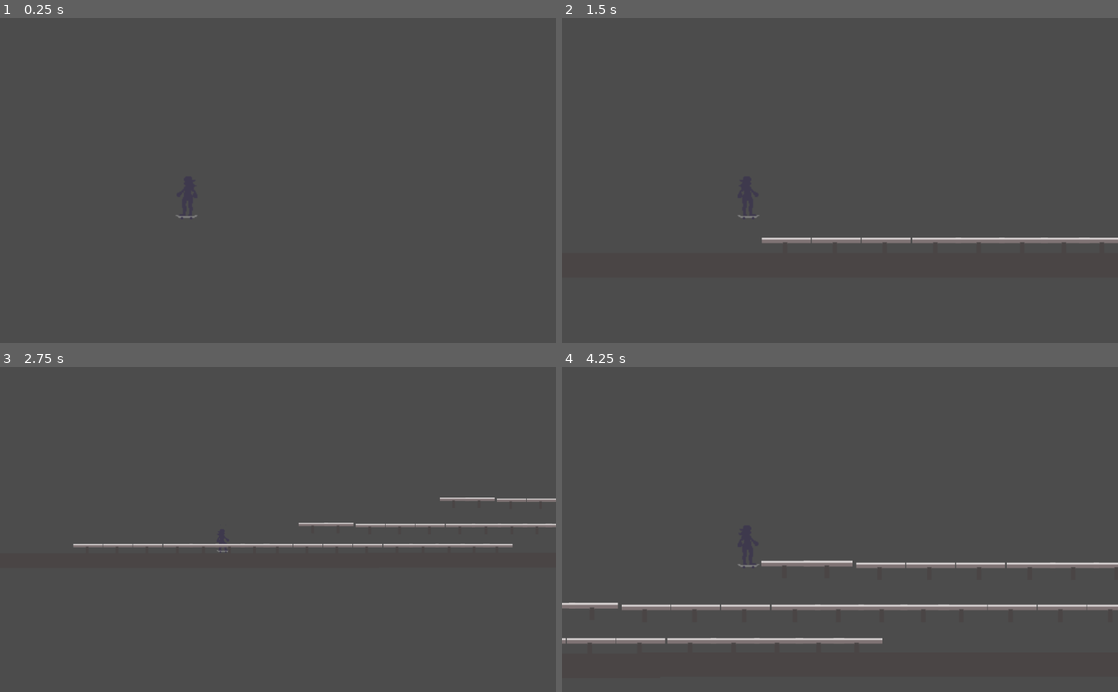
Above: before the commit, frames 1-4 (two rows, left to right).
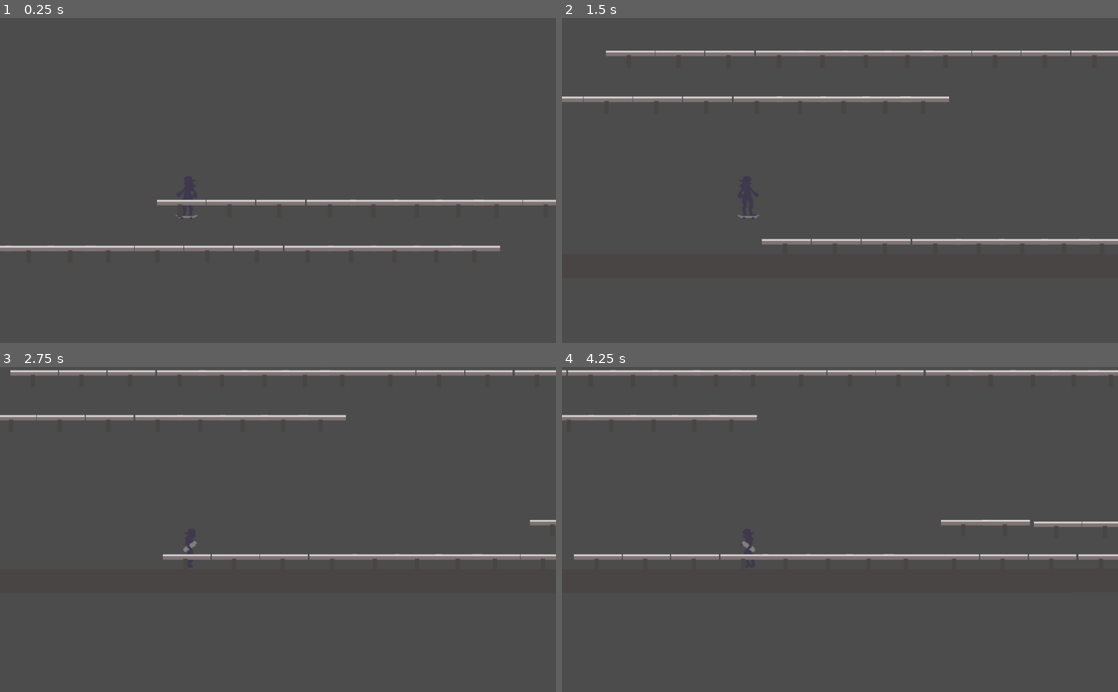
Above: after the commit, the same moments.

Repository: punchcafe/girls-on-wheels-godot
Game: Godot game, scene res://GameDemo.tscn
Same seed, same stepped clock (60 frames per second), same inputs: the game is played once before the commit and once after it.
Inputs:
- Up to frame 1 (0.25 s): no input
- Up to frame 2 (1.5 s): hold Right (ui_right) 0.53-1.28 s; hold Space (ollie_button) 0.53-1.28 s; hold Left (ui_left) from 1.28 s (still down); tap Space (ollie_button) at 1.35 s
- Up to frame 3 (2.75 s): release Left (ui_left) at 2.03 s; hold Right (ui_right) from 2.03 s (still down); hold Space (ollie_button) from 2.03 s (still down)
- Up to frame 4 (4.25 s): tap Enter at 2.75 s; release Space (ollie_button) at 2.78 s; tap Space (ollie_button) at 2.85 s; release Right (ui_right) at 3.53 s; hold Left (ui_left) from 3.53 s (still down); hold Space (ollie_button) from 3.53 s (still down)

The runs differ from the first frame. In frame 1, 2.9% of the frame differs, in the area x 0-100%, y 55-72%; in frame 2, 3.7%; in frame 3, 5.7%; in frame 4, 8.3%, in the area x 0-100%, y 0-86%.
Error after the commit: Invalid set index 'crouched' (on base: 'KinematicBody2D (SkaterScript.gd)') with value of type 'bool'. (res://run_movement_strategy.gd:24)

Commit message:
:recycle: add state manager, move crouched to movement strategy

Diff:
--- a/GameDemo.tscn
+++ b/GameDemo.tscn
@@ -77,6 +77,150 @@
 [node name="Rail19" parent="." instance=ExtResource( 3 )]
 position = Vector2( 929.594, 254.504 )
 
+[node name="Rail55" parent="." instance=ExtResource( 3 )]
+position = Vector2( 2.43643, 45.7897 )
+
+[node name="Rail56" parent="." instance=ExtResource( 3 )]
+position = Vector2( 57.4364, 45.7897 )
+
+[node name="Rail57" parent="." instance=ExtResource( 3 )]
+position = Vector2( 112.436, 45.7897 )
+
+[node name="Rail58" parent="." instance=ExtResource( 3 )]
+position = Vector2( 168.436, 45.7897 )
+
+[node name="Rail59" parent="." instance=ExtResource( 3 )]
+position = Vector2( 216.436, 45.7897 )
+
+[node name="Rail60" parent="." instance=ExtResource( 3 )]
+position = Vector2( 264.436, 45.7897 )
+
+[node name="Rail61" parent="." instance=ExtResource( 3 )]
+position = Vector2( 310.436, 45.7897 )
+
+[node name="Rail62" parent="." instance=ExtResource( 3 )]
+position = Vector2( 352.436, 45.7897 )
+
+[node name="Rail63" parent="." instance=ExtResource( 3 )]
+position = Vector2( 406.901, 45.7897 )
+
+[node name="Rail64" parent="." instance=ExtResource( 3 )]
+position = Vector2( 461.901, 45.7897 )
+
+[node name="Rail65" parent="." instance=ExtResource( 3 )]
+position = Vector2( 516.901, 45.7897 )
+
+[node name="Rail66" parent="." instance=ExtResource( 3 )]
+position = Vector2( 572.901, 45.7897 )
+
+[node name="Rail67" parent="." instance=ExtResource( 3 )]
+position = Vector2( 620.901, 45.7897 )
+
+[node name="Rail68" parent="." instance=ExtResource( 3 )]
+position = Vector2( 668.901, 45.7897 )
+
+[node name="Rail69" parent="." instance=ExtResource( 3 )]
+position = Vector2( 714.901, 45.7897 )
+
+[node name="Rail70" parent="." instance=ExtResource( 3 )]
+position = Vector2( 756.901, 45.7897 )
+
+[node name="Rail71" parent="." instance=ExtResource( 3 )]
+position = Vector2( -426.646, 96.6439 )
+
+[node name="Rail72" parent="." instance=ExtResource( 3 )]
+position = Vector2( -371.646, 96.6439 )
+
+[node name="Rail73" parent="." instance=ExtResource( 3 )]
+position = Vector2( -316.646, 96.6439 )
+
+[node name="Rail74" parent="." instance=ExtResource( 3 )]
+position = Vector2( -260.646, 96.6439 )
+
+[node name="Rail75" parent="." instance=ExtResource( 3 )]
+position = Vector2( -212.646, 96.6439 )
+
+[node name="Rail76" parent="." instance=ExtResource( 3 )]
+position = Vector2( -164.646, 96.6439 )
+
+[node name="Rail77" parent="." instance=ExtResource( 3 )]
+position = Vector2( -118.646, 96.6439 )
+
+[node name="Rail78" parent="." instance=ExtResource( 3 )]
+position = Vector2( -76.6461, 96.6439 )
+
+[node name="Rail79" parent="." instance=ExtResource( 3 )]
+position = Vector2( -22.1811, 96.6439 )
+
+[node name="Rail80" parent="." instance=ExtResource( 3 )]
+position = Vector2( 32.8189, 96.6439 )
+
+[node name="Rail81" parent="." instance=ExtResource( 3 )]
+position = Vector2( 87.8188, 96.6439 )
+
+[node name="Rail82" parent="." instance=ExtResource( 3 )]
+position = Vector2( 143.819, 96.6439 )
+
+[node name="Rail83" parent="." instance=ExtResource( 3 )]
+position = Vector2( 191.819, 96.6439 )
+
+[node name="Rail84" parent="." instance=ExtResource( 3 )]
+position = Vector2( 239.819, 96.6439 )
+
+[node name="Rail85" parent="." instance=ExtResource( 3 )]
+position = Vector2( 285.819, 96.6439 )
+
+[node name="Rail86" parent="." instance=ExtResource( 3 )]
+position = Vector2( 327.819, 96.6439 )
+
+[node name="Rail87" parent="." instance=ExtResource( 3 )]
+position = Vector2( 453.013, -114.261 )
+
+[node name="Rail88" parent="." instance=ExtResource( 3 )]
+position = Vector2( 508.013, -114.261 )
+
+[node name="Rail89" parent="." instance=ExtResource( 3 )]
+position = Vector2( 563.013, -114.261 )
+
+[node name="Rail90" parent="." instance=ExtResource( 3 )]
+position = Vector2( 619.013, -114.261 )
+
+[node name="Rail91" parent="." instance=ExtResource( 3 )]
+position = Vector2( 667.013, -114.261 )
+
+[node name="Rail92" parent="." instance=ExtResource( 3 )]
+position = Vector2( 715.013, -114.261 )
+
+[node name="Rail93" parent="." instance=ExtResource( 3 )]
+position = Vector2( 761.013, -114.261 )
+
+[node name="Rail94" parent="." instance=ExtResource( 3 )]
+position = Vector2( 803.013, -114.261 )
+
+[node name="Rail95" parent="." instance=ExtResource( 3 )]
+position = Vector2( 857.478, -114.261 )
+
+[node name="Rail96" parent="." instance=ExtResource( 3 )]
+position = Vector2( 912.478, -114.261 )
+
+[node name="Rail97" parent="." instance=ExtResource( 3 )]
+position = Vector2( 967.478, -114.261 )
+
+[node name="Rail98" parent="." instance=ExtResource( 3 )]
+position = Vector2( 1023.48, -114.261 )
+
+[node name="Rail99" parent="." instance=ExtResource( 3 )]
+position = Vector2( 1071.48, -114.261 )
+
+[node name="Rail100" parent="." instance=ExtResource( 3 )]
+position = Vector2( 1119.48, -114.261 )
+
+[node name="Rail101" parent="." instance=ExtResource( 3 )]
+position = Vector2( 1165.48, -114.261 )
+
+[node name="Rail102" parent="." instance=ExtResource( 3 )]
+position = Vector2( 1207.48, -114.261 )
+
 [node name="Rail20" parent="." instance=ExtResource( 3 )]
 position = Vector2( 695.325, 217.423 )
 
--- a/MovementStrategyManager.gd
+++ b/MovementStrategyManager.gd
@@ -1,9 +1,14 @@
 extends Node
+
+const SkaterStates = preload("res://SkaterStates.gd")
 
 var strategies_by_status = {}
 # Declare member variables here. Examples:
 # var a = 2
 # var b = "text"
+
+func is_crouched() -> bool:
+	return strategies_by_status[SkaterStates.SKATING]._crouched
 
 
 # Called when the node enters the scene tree for the first time.
--- a/RailScript.gd
+++ b/RailScript.gd
@@ -15,19 +15,10 @@
 
 
 func _on_Rail_body_entered(body):
-	if(body.grindingRail != null && body.grindingRail != self):
-		# Skater has come from other rail
-		body.grindingRail = self
-	elif Input.is_action_pressed("ollie_button"):
-		print ("you're going to grind!")
-		body.grindingRail = self
-
-	pass # Replace with function body.
+	if Input.is_action_pressed("ollie_button"):
+		body._state_manager.grind_on_rail(self)
 
 
 func _on_Rail_body_shape_exited(body_id, body, body_shape, area_shape):
-	if(body.grindingRail == self):
-		print("bye felicia!")
-		# Avoid doubling
-		body.grindingRail = null
-	pass # Replace with function body.
+	print("bye!")
+	body._state_manager.release_grind_on_rail(self)
--- a/Skater.tscn
+++ b/Skater.tscn
@@ -7,11 +7,12 @@
 [ext_resource path="res://skate_movement_strategy.gd" type="Script" id=5]
 [ext_resource path="res://grind_movement_strategy.gd" type="Script" id=6]
 [ext_resource path="res://run_movement_strategy.gd" type="Script" id=7]
+[ext_resource path="res://StateManager.gd" type="Script" id=8]
 
 [sub_resource type="RectangleShape2D" id=1]
-extents = Vector2( 16.9423, 1.29246 )
-
-[sub_resource type="Animation" id=8]
+extents = Vector2( 16.9423, 2.79077 )
+
+[sub_resource type="Animation" id=2]
 resource_name = "GRINDING_LEFT"
 length = 0.4
 loop = true
@@ -96,8 +97,7 @@
 "values": [ 24, 25, 26, 27 ]
 }
 
-[sub_resource type="Animation" id=4]
-resource_name = "SKATE_CROUCHING_RIGHT"
+[sub_resource type="Animation" id=7]
 length = 0.4
 loop = true
 tracks/0/type = "value"
@@ -113,8 +113,7 @@
 "values": [ 20, 21, 22, 23 ]
 }
 
-[sub_resource type="Animation" id=3]
-resource_name = "SKATE_STANDING_LEFT"
+[sub_resource type="Animation" id=8]
 length = 0.4
 loop = true
 tracks/0/type = "value"
@@ -130,8 +129,7 @@
 "values": [ 16, 17, 18, 19 ]
 }
 
-[sub_resource type="Animation" id=2]
-resource_name = "SKATE_STANDING_RIGHT"
+[sub_resource type="Animation" id=9]
 length = 0.4
 loop = true
 step = 0.4
@@ -205,12 +203,15 @@
 script = ExtResource( 7 )
 
 [node name="AnimationPlayer" type="AnimationPlayer" parent="KinematicBody2D"]
-anims/GRINDING_LEFT = SubResource( 8 )
-anims/GRINDING_RIGHT = SubResource( 7 )
-anims/RUNNING_LEFT = SubResource( 10 )
-anims/RUNNING_RIGHT = SubResource( 9 )
+anims/GRINDING_LEFT = SubResource( 2 )
+anims/GRINDING_RIGHT = SubResource( 3 )
+anims/RUNNING_LEFT = SubResource( 4 )
+anims/RUNNING_RIGHT = SubResource( 5 )
 anims/SKATE_CROUCHING_LEFT = SubResource( 6 )
-anims/SKATE_CROUCHING_RIGHT = SubResource( 4 )
-anims/SKATE_STANDING_LEFT = SubResource( 3 )
-anims/SKATE_STANDING_RIGHT = SubResource( 2 )
-anims/STANDING = SubResource( 11 )
+anims/SKATE_CROUCHING_RIGHT = SubResource( 7 )
+anims/SKATE_STANDING_LEFT = SubResource( 8 )
+anims/SKATE_STANDING_RIGHT = SubResource( 9 )
+anims/STANDING = SubResource( 10 )
+
+[node name="StateManager" type="Node" parent="KinematicBody2D"]
+script = ExtResource( 8 )
--- a/SkaterScript.gd
+++ b/SkaterScript.gd
@@ -1,14 +1,18 @@
 extends KinematicBody2D
+
+const SkaterStates = preload("res://SkaterStates.gd")
 
 var grindVelocityMagnitude := 0
 var run = false
 # TODO: make private and make access abstracted
 var grindingRail = null
 var regularVelocity := Vector2(0,0)
-var crouched := false
 var camera : Camera2D
 
+# Manager instances
+
 var movementStrategyManager
+var _state_manager
 
 # Called when the node enters the scene tree for the first time.
 func _ready():
@@ -17,11 +21,12 @@
 			camera = child
 		if(child.get_name() == "MovementStrategyManager"):
 			movementStrategyManager = child
+		if(child.get_name() == "StateManager"):
+			_state_manager = child
 	pass # Replace with function body.
 
 func _process(delta):
 	_mvp_animation_calculator()
-	print(get_status())
 	var lower_lim = 0.6
 	var upper_lim = 1.0
 	var ratio = abs(regularVelocity.x/350)-0.1
@@ -38,8 +43,8 @@
 	movementStrategyManager.get_strategy_for_status(get_status()).move(self, delta)
 
 func _mvp_animation_calculator():
-	if(get_status() == "SKATING"):
-		if(crouched):
+	if(get_status() == SkaterStates.SKATING):
+		if(movementStrategyManager.is_crouched()):
 			if(regularVelocity.x > 0):
 				$AnimationPlayer.play("SKATE_CROUCHING_RIGHT")
 			else:
@@ -49,12 +54,12 @@
 				$AnimationPlayer.play("SKATE_STANDING_RIGHT")
 			else:
 				$AnimationPlayer.play("SKATE_STANDING_LEFT")
-	elif(get_status() == "GRINDING"):
+	elif(get_status() == SkaterStates.GRINDING):
 		if(regularVelocity.x > 0):
 			$AnimationPlayer.play("GRINDING_RIGHT")
 		else:
 			$AnimationPlayer.play("GRINDING_LEFT")
-	elif(get_status() == "RUN"):
+	elif(get_status() == SkaterStates.RUNNING):
 		if(regularVelocity.x < 1 && regularVelocity.x > -1):
 			$AnimationPlayer.play("STANDING")
 		elif(regularVelocity.x > 0):
@@ -62,13 +67,5 @@
 		else:
 			$AnimationPlayer.play("RUNNING_LEFT")
 
-
-
-
 func get_status():
-	if(run):
-		return "RUN"
-	if(grindingRail):
-		return "GRINDING"
-	else:
-		return "SKATING"
+	return _state_manager.get_current_state()
--- /dev/null
+++ b/SkaterStates.gd
@@ -0,0 +1 @@
+enum {SKATING, RUNNING, GRINDING, WALL_HANGING}
--- /dev/null
+++ b/StateManager.gd
@@ -0,0 +1,55 @@
+extends Node
+
+const SkaterStates = preload("res://SkaterStates.gd")
+
+var _permitted_state_transitions = {
+	SkaterStates.SKATING: [SkaterStates.WALL_HANGING, SkaterStates.GRINDING, SkaterStates.RUNNING],
+	SkaterStates.RUNNING: [SkaterStates.SKATING],
+	SkaterStates.GRINDING: [SkaterStates.SKATING, SkaterStates.GRINDING],
+	SkaterStates.WALL_HANGING: [SkaterStates.SKATING]
+}
+
+var _grinding_rail
+var _hanging_wall
+
+var _current_state
+
+func _ready():
+	self._current_state = SkaterStates.SKATING
+	self._grinding_rail = null
+	self._hanging_wall = null
+
+func _transition_state_to(state) -> bool:
+	if(self._permitted_state_transitions[self._current_state].has(state)):
+		self._current_state = state
+		return true
+	else:
+		return false
+
+func get_current_state():
+	return _current_state
+
+func grind_on_rail(rail) -> bool:
+	if(_transition_state_to(SkaterStates.GRINDING)):
+		self._grinding_rail = rail
+		return true
+	else:
+		return false
+
+func release_grind_on_rail(rail) -> bool:
+	if(_grinding_rail == rail):
+		# Only release rail if it's the active rail
+		return _transition_state_to(SkaterStates.SKATING)
+	else:
+		return false
+func jump_off_rail():
+	return _transition_state_to(SkaterStates.SKATING)
+
+func mount() -> bool:
+	return _transition_state_to(SkaterStates.SKATING)
+
+func dismount() -> bool:
+	return _transition_state_to(SkaterStates.RUNNING)
+
+func get_grinding_rail():
+	return _grinding_rail
--- a/grind_movement_strategy.gd
+++ b/grind_movement_strategy.gd
@@ -1,5 +1,6 @@
 extends "res://movement_strategy.gd"
 
+const SkaterStates = preload("res://SkaterStates.gd")
 
 # Declare member variables here. Examples:
 # var a = 2
@@ -12,15 +13,12 @@
 
 
 func move(skater, delta):
-	var velocity = skater.grindingRail.railAngle * skater.regularVelocity.length() * (abs(skater.regularVelocity.x)/skater.regularVelocity.x)
+	var velocity = skater._state_manager.get_grinding_rail().railAngle * skater.regularVelocity.length() * (abs(skater.regularVelocity.x)/skater.regularVelocity.x)
 	if !Input.is_action_pressed("ollie_button"):
-		print("released!")
-		print(skater.crouched)
-		skater.grindingRail = null
+		skater._state_manager.jump_off_rail()
 		skater.regularVelocity.y -= 1000
 		skater.regularVelocity.x = velocity.x
-		skater.crouched = false
 	skater.move_and_collide(velocity*delta)
 
 func get_applicable_status():
-	return "GRINDING"
+	return SkaterStates.GRINDING
--- a/run_movement_strategy.gd
+++ b/run_movement_strategy.gd
@@ -1,5 +1,6 @@
 extends "res://movement_strategy.gd"
 
+const SkaterStates = preload("res://SkaterStates.gd")
 
 # Declare member variables here. Examples:
 # var a = 2
@@ -20,9 +21,9 @@
 		skater.regularVelocity = Vector2(0,0)
 		return
 	if Input.is_action_pressed("ollie_button"):
-		skater.run = false
 		skater.crouched = false
+		skater._state_manager.mount()
 	skater.move_and_collide(skater.regularVelocity*delta)
 
 func get_applicable_status():
-	return "RUN"
+	return SkaterStates.RUNNING
--- a/skate_movement_strategy.gd
+++ b/skate_movement_strategy.gd
@@ -1,14 +1,13 @@
 extends "res://movement_strategy.gd"
 
+const SkaterStates = preload("res://SkaterStates.gd")
 
-# Declare member variables here. Examples:
-# var a = 2
-# var b = "text"
+var _crouched
 
 
 # Called when the node enters the scene tree for the first time.
 func _ready():
-	pass # Replace with function body.
+	_crouched = false
 
 func move(skater, delta):
 	apply_gravity(skater)
@@ -31,7 +30,7 @@
 	pass
 
 func apply_before_collision_input(skater):
-	var maximum = 450 if skater.crouched else 300
+	var maximum = 450 if _crouched else 300
 	if Input.is_action_pressed("ui_right"):
 		skater.regularVelocity = increase_x_by_or_clamp(skater.regularVelocity, 5, maximum)
 	elif Input.is_action_pressed("ui_left"):
@@ -41,19 +40,17 @@
 
 func apply_after_collision_input(initialCollision, skater):
 	if(skater.regularVelocity.x < 0.1 && skater.regularVelocity.x > -0.1):
-		print("setting it")
-		print(skater.regularVelocity)
-		skater.crouched = false
-		skater.run = true
+		_crouched = false
+		skater._state_manager.dismount()
 		pass
 	if Input.is_action_pressed("ollie_button"):
-		skater.crouched = true
+		_crouched = true
 	else:
-		if(skater.crouched):
+		if(_crouched):
 			if(initialCollision && initialCollision.normal.x == 0):
 				#jump
 				skater.regularVelocity.y -= abs(skater.regularVelocity.x * 3)
-		skater.crouched = false
+		_crouched = false
 
 # Called every frame. 'delta' is the elapsed time since the previous frame.
 #func _process(delta):
@@ -83,4 +80,4 @@
 
 
 func get_applicable_status():
-	return "SKATING"
+	return SkaterStates.SKATING
Not shown: 5 places in Skater.tscn that only renumber resources
